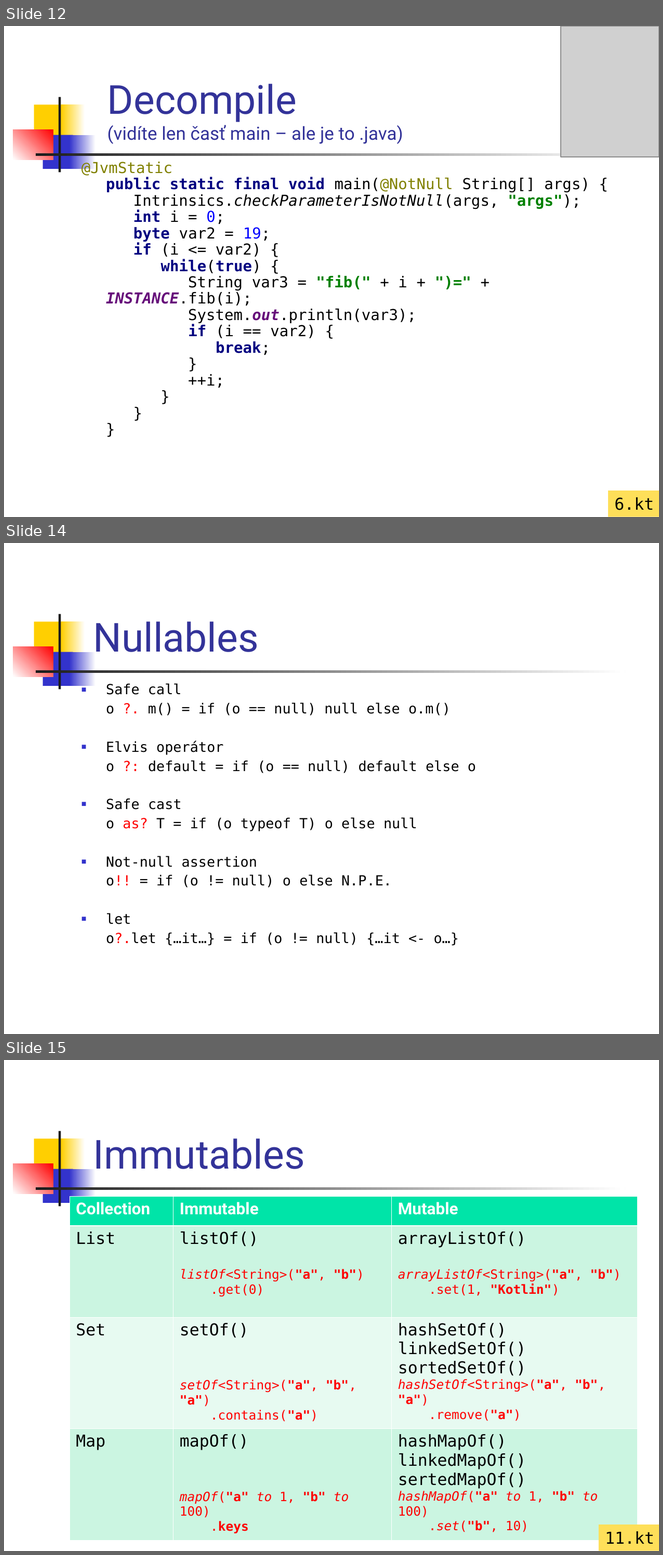
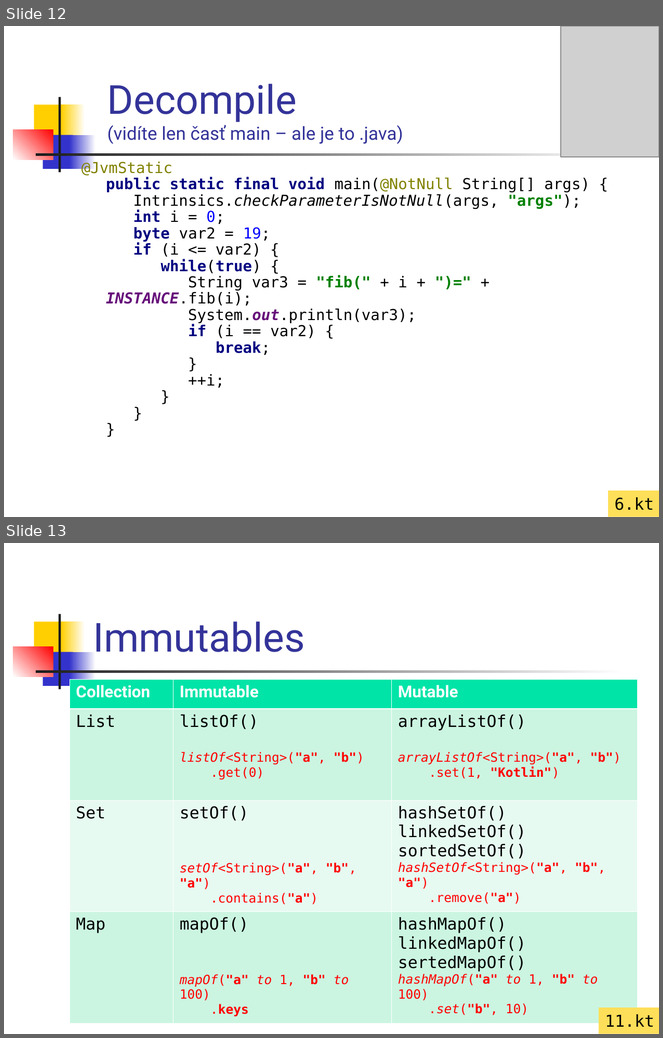
Before and after one commit to vmandro/Prednasky, a slide deck: 02/02_Kotlin.ppt. Shown one above the other, each under a label of ours: slides 12, 14 and 15 before the commit, slides 12 and 13 after it; the slides between them are not shown. The pictures are 663x1555 and 663x1038 pixels, drawn with LibreOffice and Linux fonts; fonts in the diff are those of the drawing; grey boxes stand for pictures. Boxes give left, top, right and bottom in pixels: in the first picture for what was removed or moved away, otherwise in the second. Text is boxed around its words. In the diff, an @@ line names an element or a change of style, - is before the commit and + after.

```diff
--- a/02/02_Kotlin.ppt
+++ b/02/02_Kotlin.ppt
@@ slide 14 removed at box(4, 543, 659, 1034), background #FFFFFF; not listed: 7 template elements that a slide beside it also shows @@
@@ title removed at box(93, 622, 259, 652) @@
-Nullables
@@ text removed at box(106, 683, 476, 946) @@
-■ Safe call
-o ?. m() = if (o == null) null else o.m()
-■ Elvis operátor
-o ?: default = if (o == null) default else o
-■ Safe cast
-o as? T = if (o typeof T) o else null
-■ Not-null assertion
-o!! = if (o != null) o else N.P.E.
-■ let
-o?.let {…it…} = if (o != null) {…it <- o…}
@@ what was slide 15 is now slide 13 @@
```
Also in this commit, not shown: 6 slides changed, 1 other slide removed, 2 other files.
